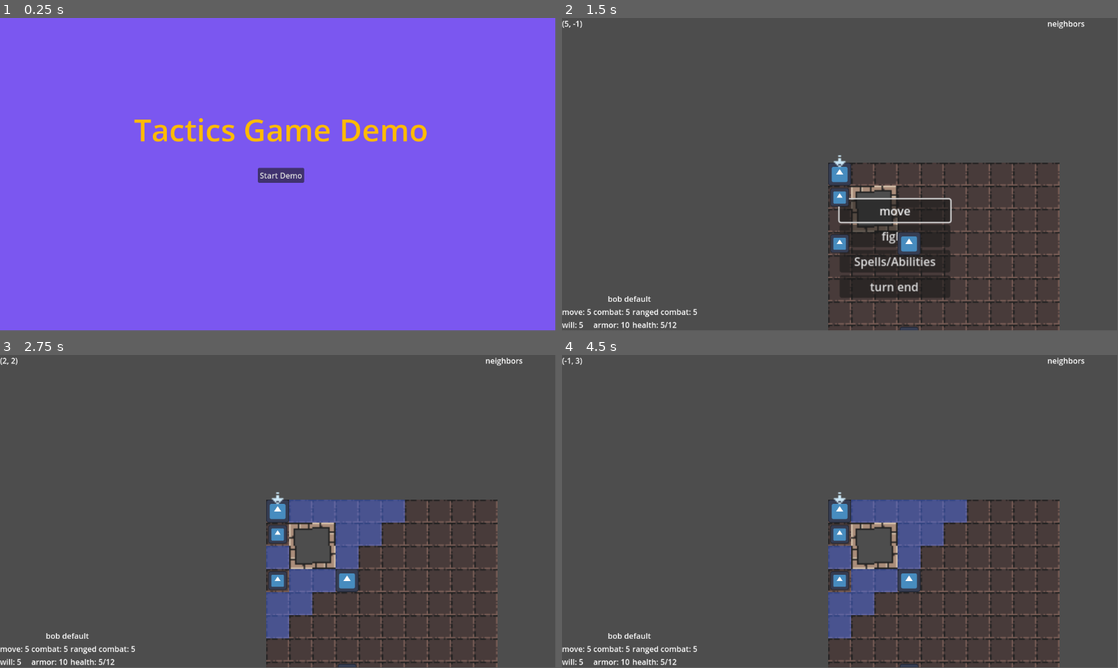
Above: before the commit, frames 1-4 (two rows, left to right).
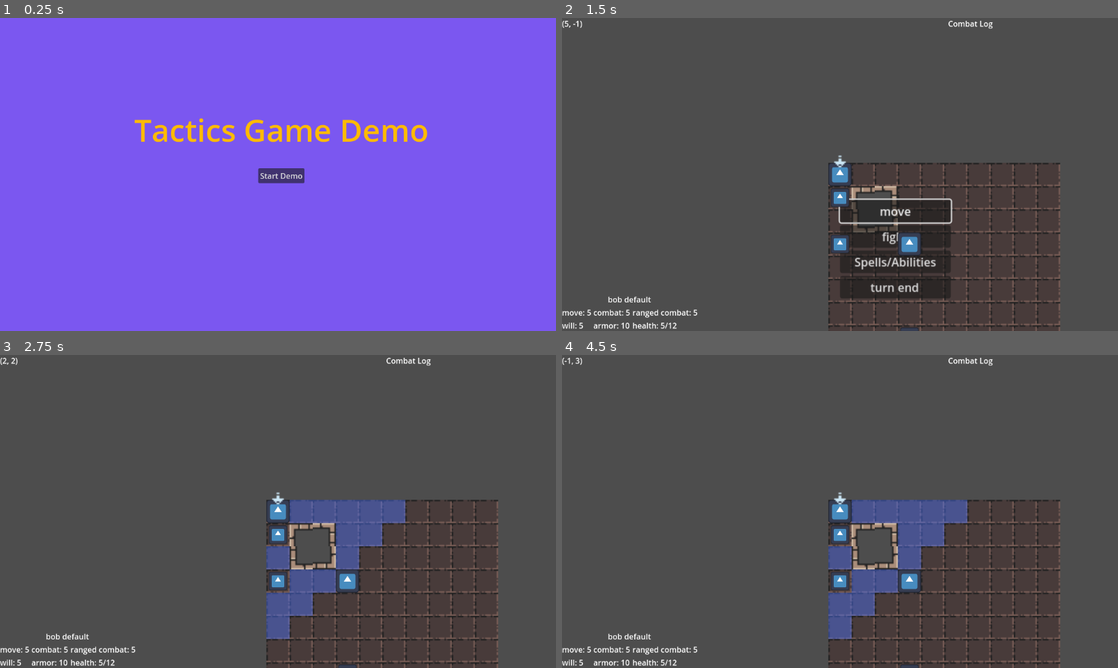
Above: after the commit, the same moments.

Repository: brianhall1313/dungeon-tactics
Game: Godot game, scene res://Scene/start_screen.tscn
Same seed, same stepped clock (60 frames per second), same inputs: the game is played once before the commit and once after it. The engine's default icon, where the game draws it, is replaced by a stand-in: a white triangle on a blue panel in a dark square.
Inputs (mouse positions are in pixels of both pictures, inside the frame that each line leads up to):
- Up to frame 1 (0.25 s): no input
- Up to frame 2 (1.5 s): click "Start Demo" at 0.5 s; tap Enter at 1.25 s; move the mouse to (962, 158) at 1.27 s
- Up to frame 3 (2.75 s): click "move" at 2 s
- Up to frame 4 (4.5 s): tap Space at 2.75, 4.25 s; move the mouse to (728, 527) at 2.77 s; tap Enter at 3.5 s; move the mouse to (895, 442) at 3.52 s; move the mouse to (812, 574) at 4.27 s
In our replay, the window is 799x449 before the commit and 800x450 after it. These sizes can differ from the game's own. Grey fills any space a smaller window leaves; there, only what the larger window draws over its background counts as a difference.

The runs differ from the first frame. In frame 1, 0.8% of the frame differs, in the area x 24-77%, y 32-53%; in frame 2, 2.6%, in the area x 0-94%, y 0-100%; in frame 3, 2.2%; in frame 4, 2.2%.

Commit message:
added a combat log, will need to pretty it up later

Diff:
--- a/Global/global_signal_bus.gd
+++ b/Global/global_signal_bus.gd
@@ -16,3 +16,4 @@
 signal hide_menu
 signal sa_button_pressed(action:String)
 signal summoning(summon)
+signal combat_message(message:String)
--- a/Resources/armor.gd
+++ b/Resources/armor.gd
@@ -14,7 +14,7 @@
 		var data_file=FileAccess.open(data_path,FileAccess.READ)
 		var parsed_data=JSON.parse_string(data_file.get_as_text())
 		if parsed_data is Dictionary:
-			print(parsed_data)
+			#print(parsed_data)
 			return parsed_data
 		else:
 			print('parsed data is not a dictionary')
--- a/Resources/attack_tools.gd
+++ b/Resources/attack_tools.gd
@@ -17,17 +17,17 @@
 	else:
 		defence=_dice_roll()+defender.get_attack()
 	if Global.debug:
-		print('Attack: ',attack,', Defence: ',defence)
+		GlobalSignalBus.combat_message.emit('Attack: '+ str(attack)+', Defence: '+ str(defence))
 	if attack>=defence:
 		damage=attack+attacker.get_damage_bonus()
-		print('attacker: '+attacker.character_name+ ' hits defender: '+defender.character_name)
+		GlobalSignalBus.combat_message.emit('attacker: '+attacker.character_name+ ' hits defender: '+defender.character_name)
 		defender.take_damage(damage)
 	elif attacker.current_weapon=='weapon':
 		damage=defence+defender.get_damage_bonus()
-		print('defender: '+defender.character_name+ ' hits attacker: '+attacker.character_name)
+		GlobalSignalBus.combat_message.emit('defender: '+defender.character_name+ ' hits attacker: '+attacker.character_name)
 		attacker.take_damage(damage)
 	else:
-		print("attack missed:" + str(attack)+ " vs "+str(defence))
+		GlobalSignalBus.combat_message.emit("attack missed:" + str(attack)+ " vs "+str(defence))
 
 
 func _dice_roll(num_rolls:int=1,advantage:bool=true):
@@ -54,10 +54,10 @@
 	return rolls.min()
 
 
-func _check_crit(roll:int,range:int=0):
+func _check_crit(roll:int,crit_range:int=0):
 	#if we ever want a bigger crit range range gets used
-	if roll >= 20-range:
-		#print('Critical Hit!!!!')
+	if roll >= 20-crit_range:
+		GlobalSignalBus.combat_message.emit('Critical Hit!!!!')
 		return roll+crit_damage_bonus
 	return roll
 
@@ -81,7 +81,7 @@
 		defence=_dice_roll()+defender.get_attack()
 	if attack>=defence:
 		damage=attack+SpellsAndAbilities.spells_and_abilities_directory[action]['bonus']
-		print('attacker: '+attacker.character_name+ ' hits defender: '+defender.character_name+" with "+action)
+		GlobalSignalBus.combat_message.emit('attacker: '+attacker.character_name+ ' hits defender: '+defender.character_name+" with "+action)
 		defender.take_damage(damage)
 	else:
-		print("attack missed:" + str(attack)+ " vs "+str(defence))
+		GlobalSignalBus.combat_message.emit("attack missed:" + str(attack)+ " vs "+str(defence))
--- a/Resources/beast_weapons.gd
+++ b/Resources/beast_weapons.gd
@@ -14,7 +14,7 @@
 		var data_file=FileAccess.open(data_path,FileAccess.READ)
 		var parsed_data=JSON.parse_string(data_file.get_as_text())
 		if parsed_data is Dictionary:
-			print(parsed_data)
+			#print(parsed_data)
 			return parsed_data
 		else:
 			print('parsed data is not a dictionary')
--- a/Resources/bestiary.gd
+++ b/Resources/bestiary.gd
@@ -14,7 +14,7 @@
 		var data_file=FileAccess.open(data_path,FileAccess.READ)
 		var parsed_data=JSON.parse_string(data_file.get_as_text())
 		if parsed_data is Dictionary:
-			print(parsed_data)
+			#print(parsed_data)
 			return parsed_data
 		else:
 			print('parsed data is not a dictionary')
--- a/Resources/class_data.gd
+++ b/Resources/class_data.gd
@@ -14,7 +14,7 @@
 		var data_file=FileAccess.open(data_path,FileAccess.READ)
 		var parsed_data=JSON.parse_string(data_file.get_as_text())
 		if parsed_data is Dictionary:
-			print(parsed_data)
+			#print(parsed_data)
 			return parsed_data
 		else:
 			print('parsed data is not a dictionary')
--- a/Resources/weapons.gd
+++ b/Resources/weapons.gd
@@ -14,7 +14,7 @@
 		var data_file=FileAccess.open(data_path,FileAccess.READ)
 		var parsed_data=JSON.parse_string(data_file.get_as_text())
 		if parsed_data is Dictionary:
-			print(parsed_data)
+			#print(parsed_data)
 			return parsed_data
 		else:
 			print('parsed data is not a dictionary')
--- a/Scene/Character.gd
+++ b/Scene/Character.gd
@@ -140,7 +140,7 @@
 
 func take_damage(damage:int):
 	damage=damage-armor
-	print("The damage dealt is "+str(damage))
+	GlobalSignalBus.combat_message.emit("The damage dealt is "+str(damage))
 	if damage >=0:
 		if current_health<=damage:
 			current_health=0
--- a/Scene/Map.gd
+++ b/Scene/Map.gd
@@ -6,7 +6,7 @@
 @onready var players_list
 @onready var enemies_list
 @onready var mouse_position=$CanvasLayer/mouse_position
-@onready var neighbors=$CanvasLayer/neighbors
+@onready var combat_log=$CanvasLayer/combat_log
 @onready var tile_info=$CanvasLayer/tile_info
 @onready var selected_ui=$CanvasLayer/selected_character_info
 @onready var targeted_ui=$CanvasLayer/targeted_character_info
@@ -131,6 +131,7 @@
 	GlobalSignalBus.connect('move_request',_move_request_received)
 	GlobalSignalBus.connect("sa_button_pressed",_on_sa_button_pressed)
 	GlobalSignalBus.connect("summoning",_on_summoning)
+	GlobalSignalBus.connect('combat_message',_combat_log_message_received)
 
 func get_board_state():
 	var map_info=[]
@@ -500,3 +501,7 @@
 	fight_menu.show()
 	fight_menu.fight_button.grab_focus()
 	GlobalSignalBus.change_state.emit("character_interaction")
+
+func _combat_log_message_received(message):
+	combat_log.append_text('\n')
+	combat_log.append_text(message)
--- a/Scene/Map.tscn
+++ b/Scene/Map.tscn
@@ -123,15 +123,17 @@
 grow_vertical = 0
 text = "tile_info"
 
-[node name="neighbors" type="RichTextLabel" parent="CanvasLayer"]
+[node name="combat_log" type="RichTextLabel" parent="CanvasLayer"]
 anchors_preset = 1
 anchor_left = 1.0
 anchor_right = 1.0
-offset_left = -145.0
+offset_left = -352.0
+offset_right = -51.9998
 offset_bottom = 132.0
 grow_horizontal = 0
-text = "neighbors
+text = "Combat Log
 "
+scroll_following = true
 
 [node name="selected_character_info" parent="CanvasLayer" instance=ExtResource("19_vapic")]
 anchors_preset = 2
--- a/Scene/encounter_manager.tscn
+++ b/Scene/encounter_manager.tscn
@@ -44,7 +44,7 @@
 [node name="ai_manager" type="Node" parent="."]
 script = ExtResource("9_hwfkw")
 
-[node name="AudioStreamPlayer" type="AudioStreamPlayer" parent="."]
+[node name="BGM" type="AudioStreamPlayer" parent="."]
 stream = ExtResource("13_1ae6u")
 autoplay = true
 
--- a/project.godot
+++ b/project.godot
@@ -31,6 +31,10 @@
 BeastWeapons="*res://Resources/beast_weapons.gd"
 Names="*res://Resources/names.gd"
 
+[display]
+
+window/stretch/mode="viewport"
+
 [filesystem]
 
 import/blender/enabled=false
